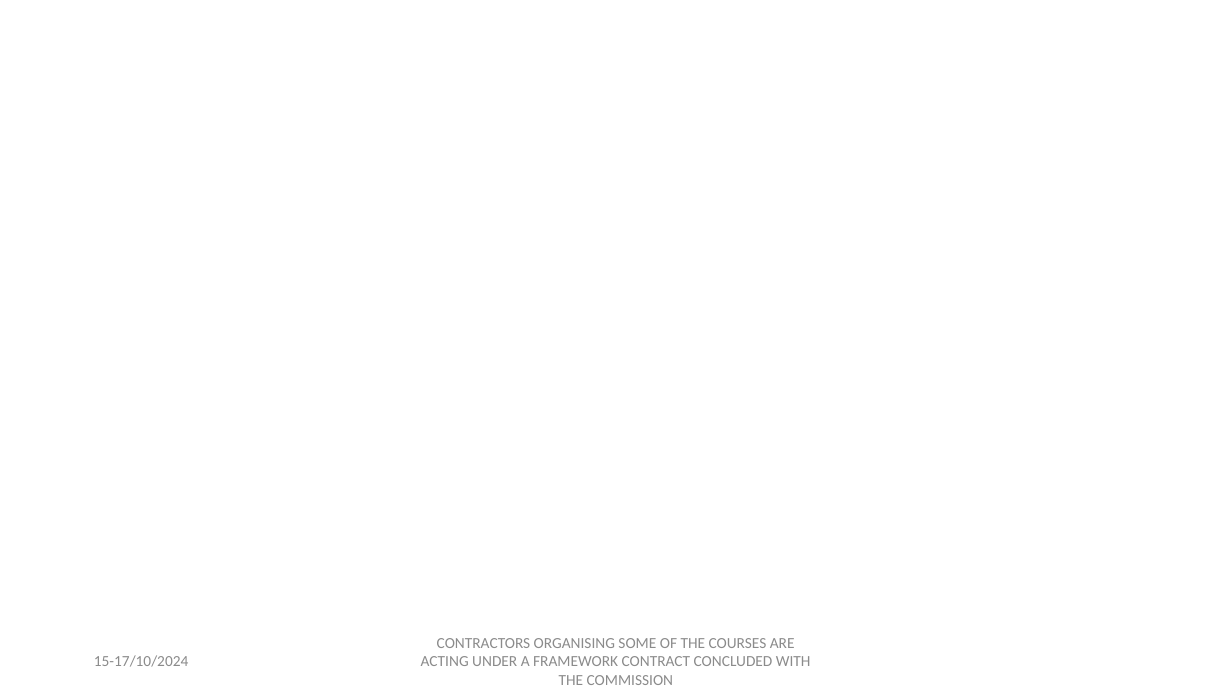
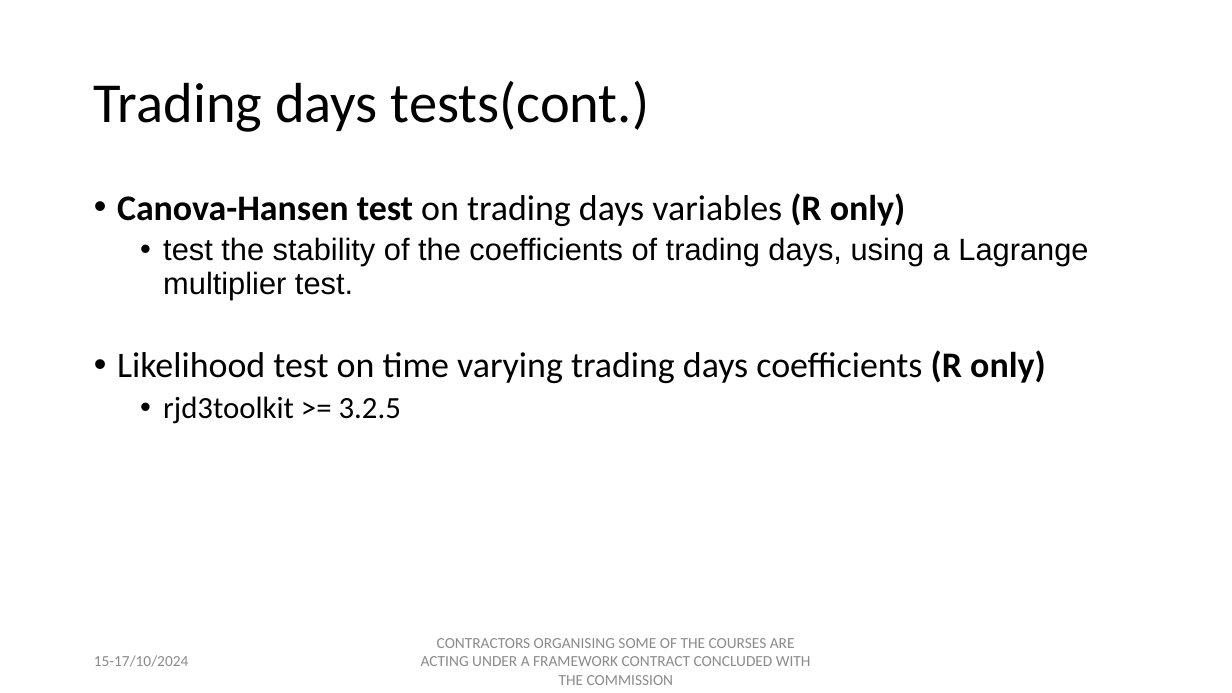
Before and after one commit to palatej/ESTP2024, a slide deck: slide 9 of Presentations/1.6 Seasonality tests.pptx. Drawn at 1232x693 pixels with LibreOffice and Linux fonts; fonts in the diff are those of the drawing. Boxes give left, top, right and bottom in pixels: in the first picture for what was removed or moved away, otherwise in the second. Text is boxed around its words. In the diff, an @@ line names an element or a change of style, - is before the commit and + after.

Commit message:
seasonality and td tests

```diff
--- a/Presentations/1.6 Seasonality tests.pptx
+++ b/Presentations/1.6 Seasonality tests.pptx
@@ title added at [94,81,650,132], 44 pt, text #000000 @@
+Trading days tests(cont.)
@@ text added at [117,193,1088,424], 28 pt, text #000000 @@
+• Canova-Hansen test on trading days variables (R only)
+  • test the stability of the coefficients of trading days, using a Lagrange multiplier test.
+• Likelihood test on time varying trading days coefficients (R only)
+  • rjd3toolkit >= 3.2.5
```
Also in this commit, not shown: 1 other slide changed, 3 other files.
